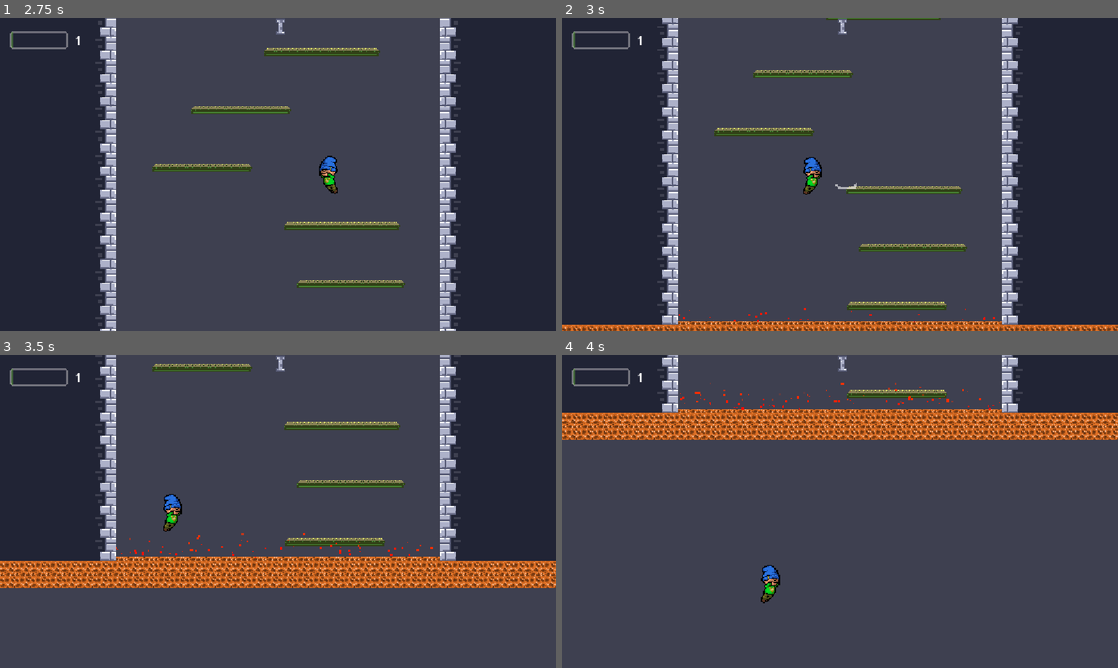
Above: before the commit, frames 1-4 (two rows, left to right).
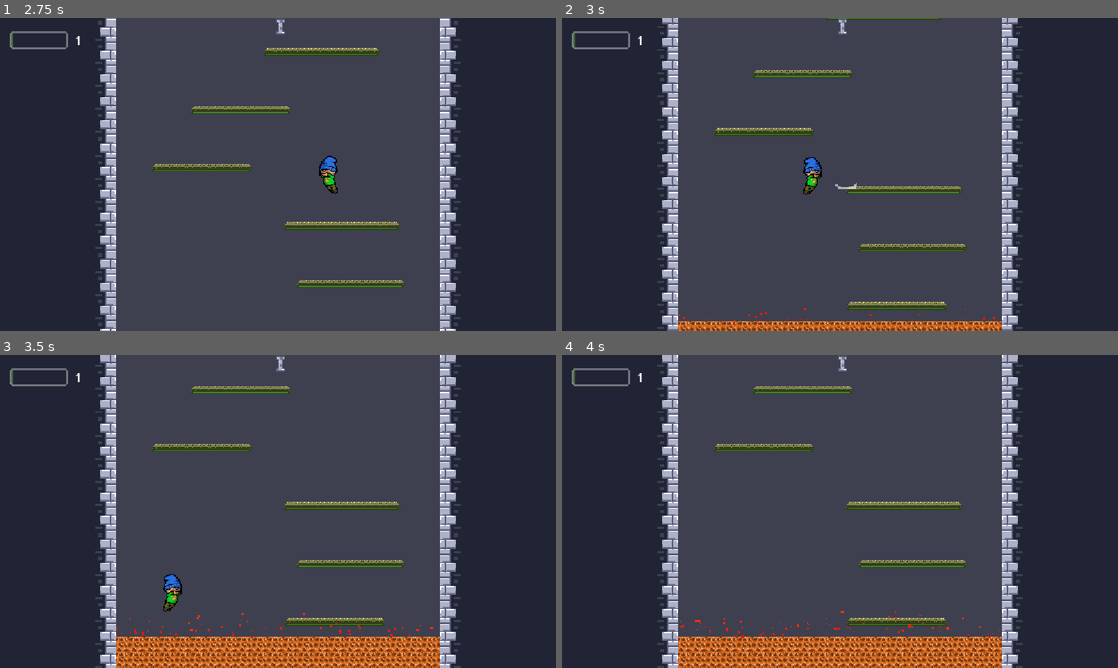
Above: after the commit, the same moments.

Repository: DoktorZnak/ice-tower-dz
Game: Godot game, scene res://scenes/main/main.tscn
Two runs of this game, one before a commit and one after it. Both use one fixed random seed, a clock stepped at 60 frames per second and the inputs below.
Inputs (mouse positions are in pixels of both pictures, inside the frame that each line leads up to):
- Up to frame 1 (2.75 s): move the mouse to (400, 158) at 0.52 s; hold D (right) 0.53-2.03 s; click (400, 158) at 0.67 s; tap Space (jump) at 0.77, 1.52 s; move the mouse to (166, 190) at 1.27 s; move the mouse to (333, 105) at 2.02 s; hold A (left) from 2.03 s (still down)
- Up to frame 2 (3 s): move the mouse to (812, 237) at 2.77 s; release A (left) at 2.78 s; hold D (right) from 2.78 s (still down); click (812, 237) at 2.92 s
- Up to frame 3 (3.5 s): keep holding D (right); tap Space (jump) at 3.02 s
- Up to frame 4 (4 s): keep holding D (right); move the mouse to (1006, 558) at 3.52 s; tap Space (jump) at 3.77 s

Frame 1 is identical in both runs. In frame 2, 0.8% of the frame differs, in the area x 0-100%, y 98-100%; in frame 3, 33%; in frame 4, 49%, in the area x 0-100%, y 0-100%.

Commit message:
lava-sound

Diff:
--- a/scenes/_partials/death_area/death_area.gd
+++ b/scenes/_partials/death_area/death_area.gd
@@ -12,5 +12,6 @@
 func _on_death_area_body_entered(_body):
 	print('game over!')
 
+
 func _ready():
 	$PointAbovePlayerArea.global_position.y = -800
--- a/scenes/_partials/death_area/death_area.tscn
+++ b/scenes/_partials/death_area/death_area.tscn
@@ -2,6 +2,7 @@
 
 [ext_resource type="Script" uid="uid://ioawiueowbf6" path="res://scenes/_partials/death_area/death_area.gd" id="1_yt2id"]
 [ext_resource type="Texture2D" uid="uid://bmylr54i2whb4" path="res://assets/lava.png" id="2_ek3qp"]
+[ext_resource type="AudioStream" uid="uid://vvmcuankfps7" path="res://assets/sounds/lava.mp3" id="3_fetk4"]
 
 [sub_resource type="WorldBoundaryShape2D" id="WorldBoundaryShape2D_svoqv"]
 
@@ -55,5 +56,11 @@
 amount = 128
 process_material = SubResource("ParticleProcessMaterial_dco1w")
 
+[node name="AudioStreamPlayer2D" type="AudioStreamPlayer2D" parent="." unique_id=910502854]
+stream = ExtResource("3_fetk4")
+autoplay = true
+max_distance = 500.0
+parameters/looping = true
+
 [connection signal="body_entered" from="." to="." method="_on_death_area_body_entered"]
 [connection signal="body_entered" from="PointAbovePlayerArea" to="." method="_on_point_above_player_area_body_entered"]
--- a/scenes/_partials/player/player.gd
+++ b/scenes/_partials/player/player.gd
@@ -97,10 +97,10 @@
 		$AnimatedSprite2D.play("run" if is_player_grounded() else "jump_direction")
 		$AnimatedSprite2D.flip_h = direction < 0
 
-#func update_camera(y):
-	#$Camera2D.limit_bottom = y + 64
+func update_camera(y):
+	$Camera2D.limit_bottom = y + 64
 
 func _ready():
 	update_players_stats()
-	#EventBus.lava_moved.connect(update_camera)
+	EventBus.lava_moved.connect(update_camera)
 	EventBus.stats_updated.connect(update_players_stats)
--- a/scenes/_partials/walls/walls.gd
+++ b/scenes/_partials/walls/walls.gd
@@ -42,11 +42,11 @@
 
 
 func on_lava_moved(lava_y_pixel: float):
-	var lava_tile_y = int(floor(lava_y_pixel / TILE_SIZE_Y))
+	var lava_tile_y = int(floor(lava_y_pixel / TILE_SIZE_Y)) + 2
 	var used_cells = get_used_cells()
 	for cell in used_cells:
 		if cell.y > lava_tile_y:
-			set_cell(cell, -1) # -1 usuwa kafelek całkowicie
+			set_cell(cell, -1)
 
 
 
@@ -64,14 +64,3 @@
 func _on_area_2d_body_entered(_body):
 	$Area2D.global_position.y -= 500
 	build_walls_up_to($Area2D.global_position.y - 200)
-	#clean_old_walls()
-
-
-#func clean_old_walls(target_y_pixel: float):
-	#var target_tile_y = int(floor(target_y_pixel / TILE_SIZE_Y))
-	#
-	#var start_x = -12 - BG_COLUMNS
-	#var end_x = 11 + BG_COLUMNS
-	#
-	#for x_tile in range(start_x, end_x + 1):
-		#erase_cell(Vector2i(x_tile, target_tile_y))
Not shown, added: assets/sounds/lava.mp3.import
Not shown, changed: assets/.DS_Store
Not shown, added: assets/sounds/lava.mp3
